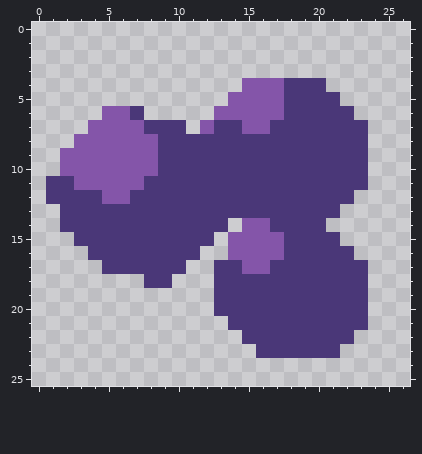
Two states of a pixel-art sprite, assets/img/mirtilles.png. This is how it looked before the edit.
The file is 27x26 pixels.
New version:
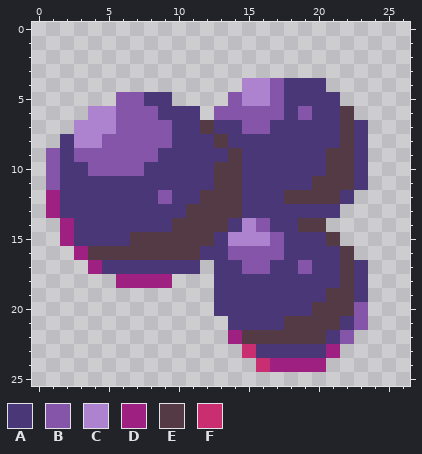
Palette (. is transparent): A #4a3778  B #8455a9  C #ad82cf  D #9e2081  E #533a44  F #c92e70
Change:
Colour A now appears in row 5 at x 8 to 9; in row 6 at x 9 to 11; in row 7 at x 11; in row 8 at x 2; in row 14 at x 14; in row 15 at x 13.
Colour A now appears in row 16 at x 12 to 13; in row 17 at x 11.
The author changed colour B to colour A in row 9 at x 2; in row 10 at x 2 to 3 and 8; in row 11 at x 3 to 7; in row 12 at x 5 to 6.
Colour B now appears in row 5 at x 6 to 7; in row 6 at x 8; in rows 9 to 10 at x 1.
The author changed colour A to colour B in row 6 at x 7 and 19; in row 7 at x 8 to 9; in row 8 at x 9; in row 11 at x 1; in row 12 at x 9; in row 17 at x 19.
The author changed colour A to colour B in rows 20 to 21 at x 23; in row 22 at x 22.
Colour C now appears in row 6 at x 4; in row 7 at x 3.
The author changed colour B to colour C in rows 4 to 5 at x 15 to 16; in row 6 at x 5; in row 7 at x 4 to 5; in row 8 at x 3 to 4; in row 14 at x 15; in row 15 at x 14 to 16.
Colour D now appears in row 13 at x 1; in row 15 at x 2; in row 16 at x 3; in row 17 at x 4; in row 18 at x 6 to 7; in row 22 at x 14.
Colour D now appears in row 24 at x 17 to 20.
The author changed colour A to colour D in row 12 at x 1; in row 14 at x 2; in row 18 at x 8 to 9; in row 23 at x 21.
The author changed colour A to colour E in rows 6 to 7 at x 22; in row 8 at x 13 and 22; in row 9 at x 14 and 21 to 22; in row 10 at x 13 to 14 and 21 to 22; in row 11 at x 13 to 14 and 20 to 22; in row 12 at x 12 to 14 and 18 to 21.
The author changed colour A to colour E in row 13 at x 11 to 14; in row 14 at x 10 to 13 and 19 to 20; in row 15 at x 7 to 12 and 21; in row 16 at x 4 to 11 and 22; in rows 17 to 18 at x 22; in row 19 at x 21 to 22.
The author changed colour A to colour E in row 20 at x 20 to 22; in row 21 at x 18 to 21; in row 22 at x 15 to 20.
The author changed colour B to colour E in row 7 at x 12.
Colour F now appears in row 23 at x 15; in row 24 at x 16.
Boxes around the changes in both pictures, in picture pixels (x1, y1, x2, y2):
changed: (46, 78, 368, 372)
